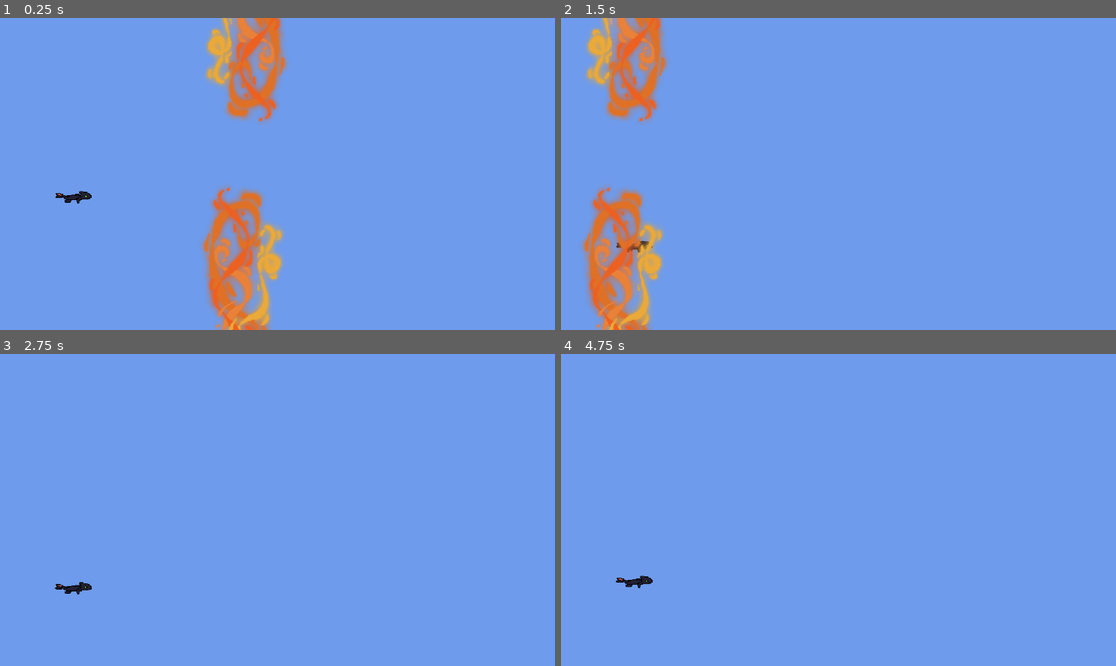
Above: before the commit, frames 1-4 (two rows, left to right).
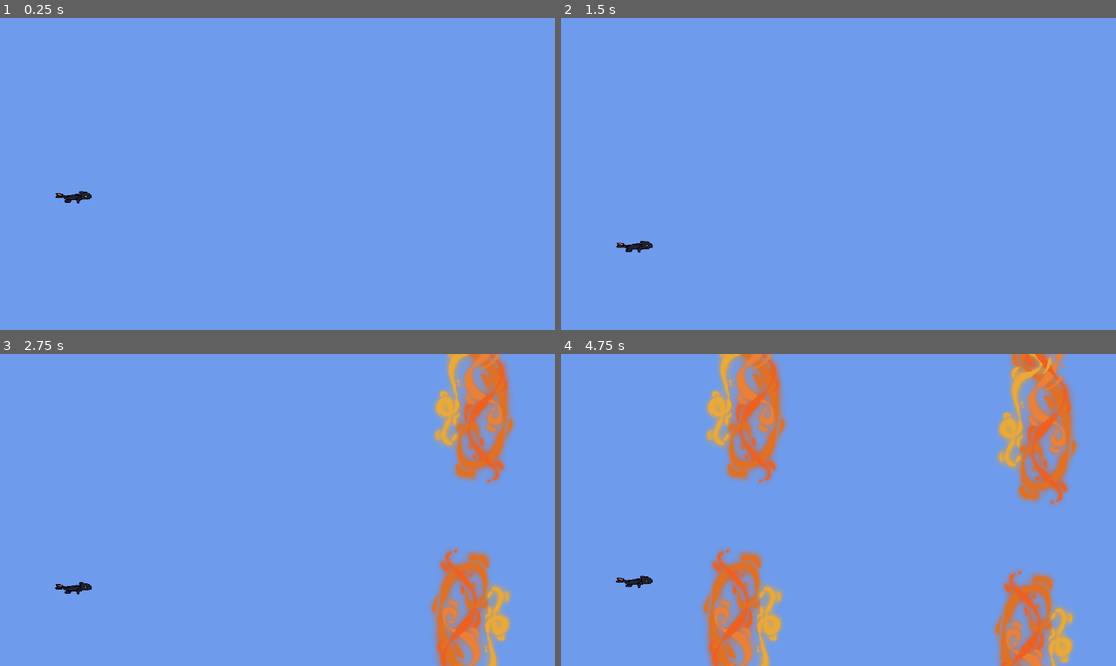
Above: after the commit, the same moments.

Repository: phantomvines/the_20_games_challenge
Game: Godot game, scene res://scenes/main.tscn
Two runs of this game, one before a commit and one after it. Both use one fixed random seed, a clock stepped at 60 frames per second and the inputs below.
Inputs:
- Up to frame 1 (0.25 s): no input
- Up to frame 2 (1.5 s): tap Space (space) at 0.6, 1.35 s
- Up to frame 3 (2.75 s): tap Space (space) at 2.1 s
- Up to frame 4 (4.75 s): tap Space (space) at 2.85, 3.6, 4.35 s

The runs differ from the first frame. In frame 1, 8.8% of the frame differs, in the area x 36-52%, y 0-100%; in frame 2, 8.8%; in frame 3, 8.8%; in frame 4, 18%, in the area x 25-94%, y 0-100%.

Commit message:
obstacle spawning

Diff:
--- a/flappy-bird/scenes/main.tscn
+++ b/flappy-bird/scenes/main.tscn
@@ -1,9 +1,8 @@
-[gd_scene load_steps=6 format=3 uid="uid://cjfo1trdg8s4o"]
+[gd_scene load_steps=5 format=3 uid="uid://cjfo1trdg8s4o"]
 
 [ext_resource type="Texture2D" uid="uid://h7nphigfwfpe" path="res://assets/background.png" id="1_o5qli"]
 [ext_resource type="Script" uid="uid://dq8etrs3tfnjp" path="res://scripts/main.gd" id="1_sugp2"]
 [ext_resource type="PackedScene" uid="uid://wqd2b6rfqdo5" path="res://scenes/player.tscn" id="2_0wfyh"]
-[ext_resource type="PackedScene" uid="uid://ugj8efsjiffj" path="res://scenes/flames.tscn" id="4_jyhfs"]
 
 [sub_resource type="RectangleShape2D" id="RectangleShape2D_0wfyh"]
 size = Vector2(1152, 20)
@@ -24,6 +23,3 @@
 [node name="floor_collision_shape" type="CollisionShape2D" parent="Floor" groups=["floor"]]
 position = Vector2(420, -4)
 shape = SubResource("RectangleShape2D_0wfyh")
-
-[node name="RigidBody2D" parent="." instance=ExtResource("4_jyhfs")]
-position = Vector2(582, 283)
--- a/flappy-bird/scripts/main.gd
+++ b/flappy-bird/scripts/main.gd
@@ -1 +1,17 @@
 extends Node2D
+
+@export var flames: PackedScene = preload("res://scenes/flames.tscn")
+@export var spawn_interval := 2.0  # Alle 2 Sekunden eine neue Pipe
+
+var spawn_timer := 0.0
+
+func _process(delta):
+	spawn_timer += delta
+	if spawn_timer >= spawn_interval:
+		spawn_timer = 0
+		spawn_pipe()
+
+func spawn_pipe():
+	var flame_instance = flames.instantiate()
+	add_child(flame_instance)
+	flame_instance.position = Vector2(1200, randf_range(200, 400))  # Passe X an die Bildschirmbreite an
